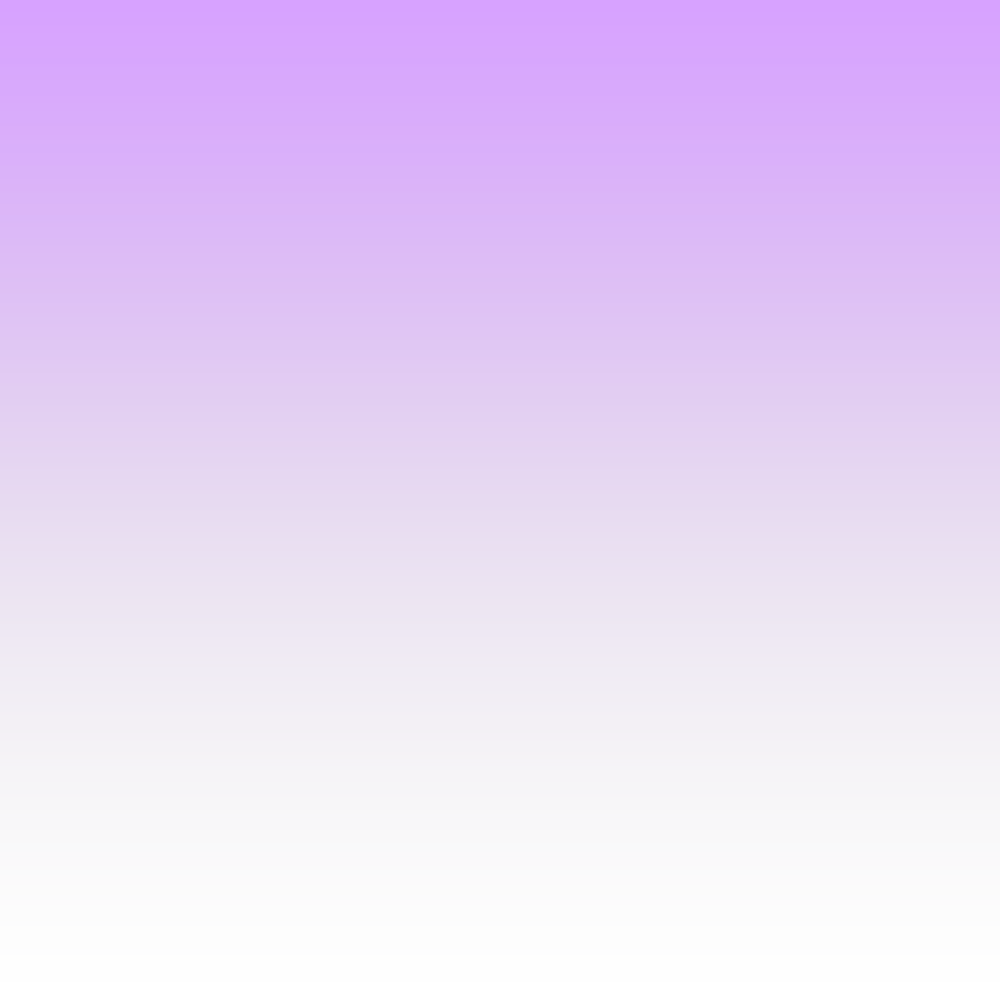
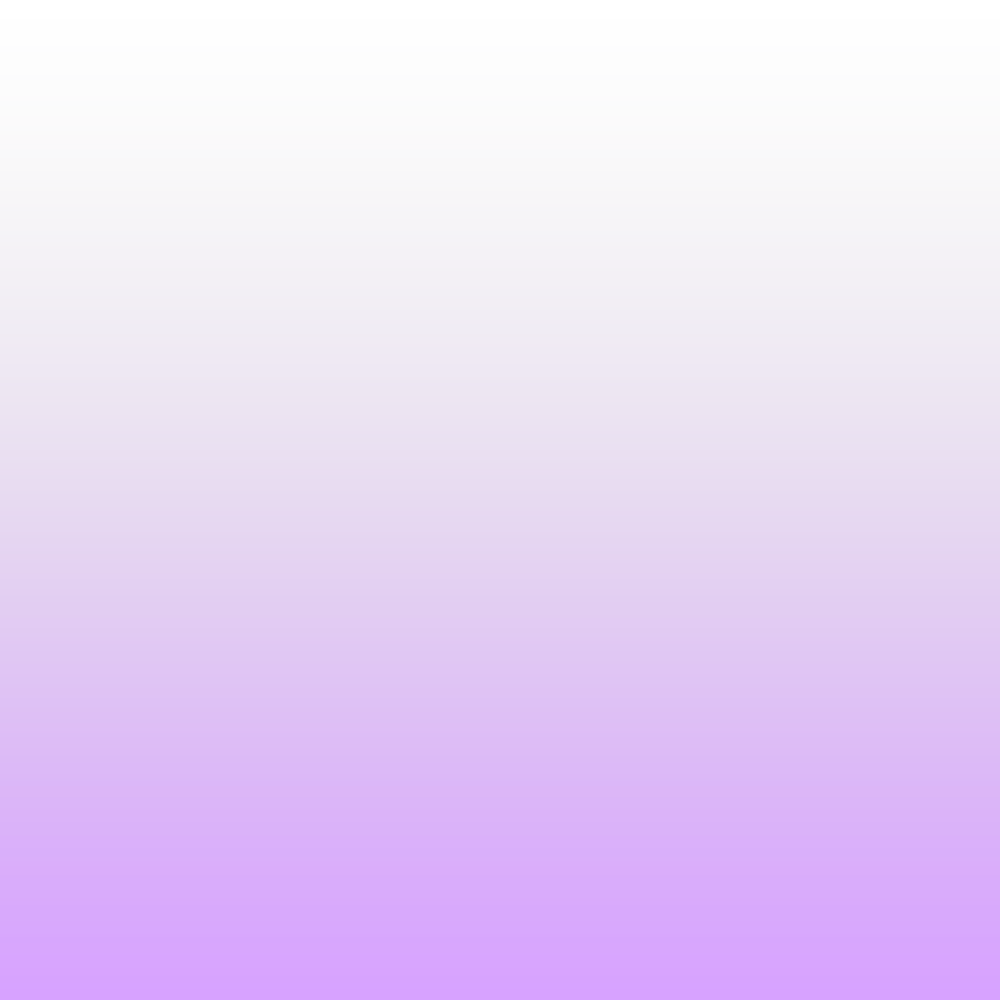
Comparing the layer stacks of the two 1000 × 1000 images. Changes:
painted on "Градиентная заливка 1" over (0, 0, 1000, 1000)
